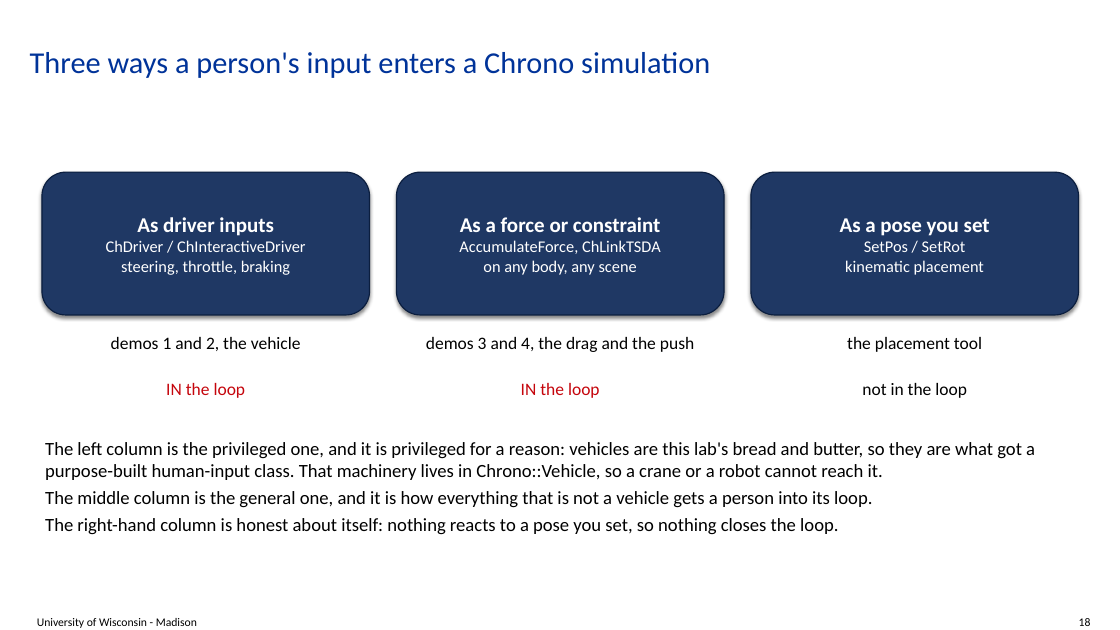
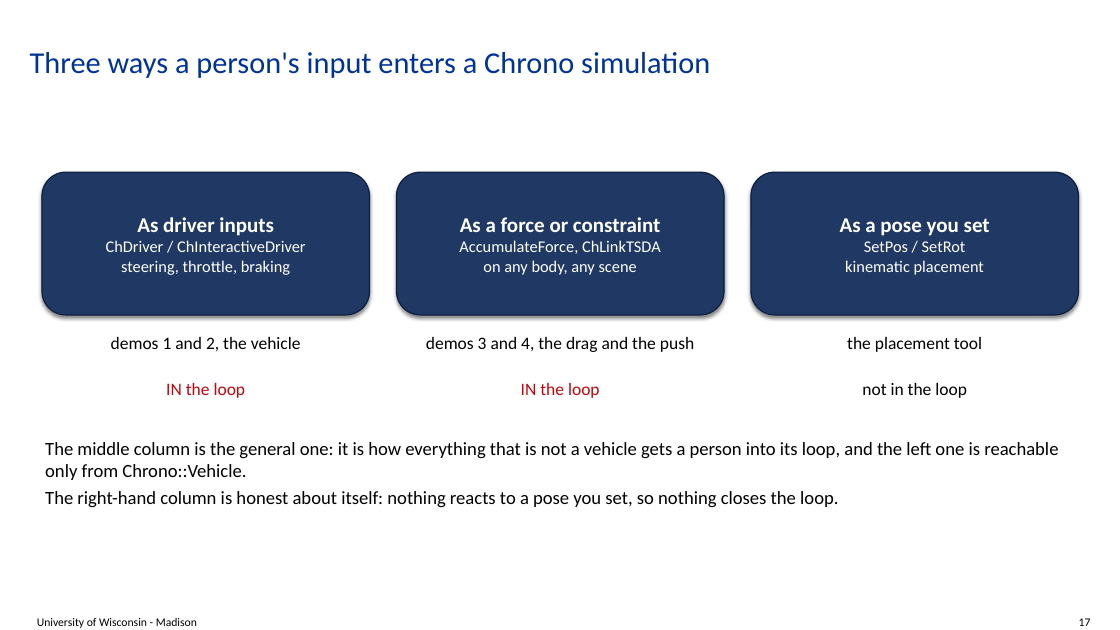
Before and after one commit to ksha23/chrono-hil-tutorial, a slide deck: slide 17 of tutorial_HIL_driver.pptx (slide 18 before the commit). Drawn at 1120x630 pixels with LibreOffice and Linux fonts; fonts in the diff are those of the drawing; background and template pictures are left out. Boxes give left, top, right and bottom in pixels: in the first picture for what was removed or moved away, otherwise in the second. Text is boxed around its words. In the diff, an @@ line names an element or a change of style, - is before the commit and + after.

```diff
--- a/tutorial_HIL_driver.pptx
+++ b/tutorial_HIL_driver.pptx
@@ text at [45,442,1058,480]: text changed @@
-The left column is the privileged one, and it is privileged for a reason: vehicles are this lab's bread and butter, so they are what got a purpose-built human-input class. That machinery lives in Chrono::Vehicle, so a crane or a robot cannot reach it.
-The middle column is the general one, and it is how everything that is not a vehicle gets a person into its loop.
+The middle column is the general one: it is how everything that is not a vehicle gets a person into its loop, and the left one is reachable only from Chrono::Vehicle.
@@ text at [1079,618,1091,626]: text changed @@
-18
+17
```
Also in this commit, not shown: 30 other slides changed, 1 slide removed, 2 other files.
